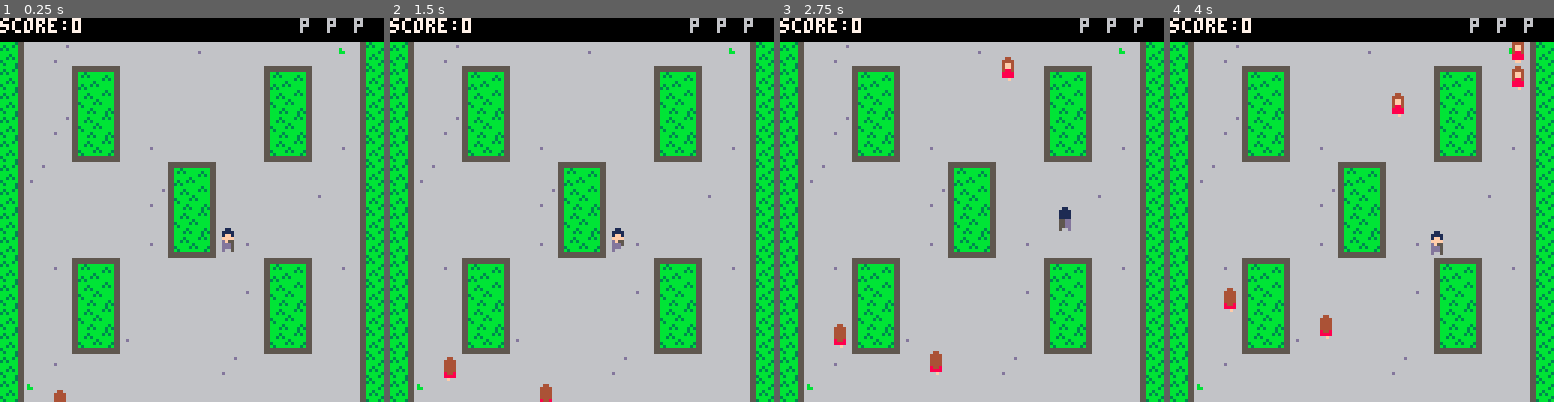
Above: before the commit, frames 1-4 (left to right).
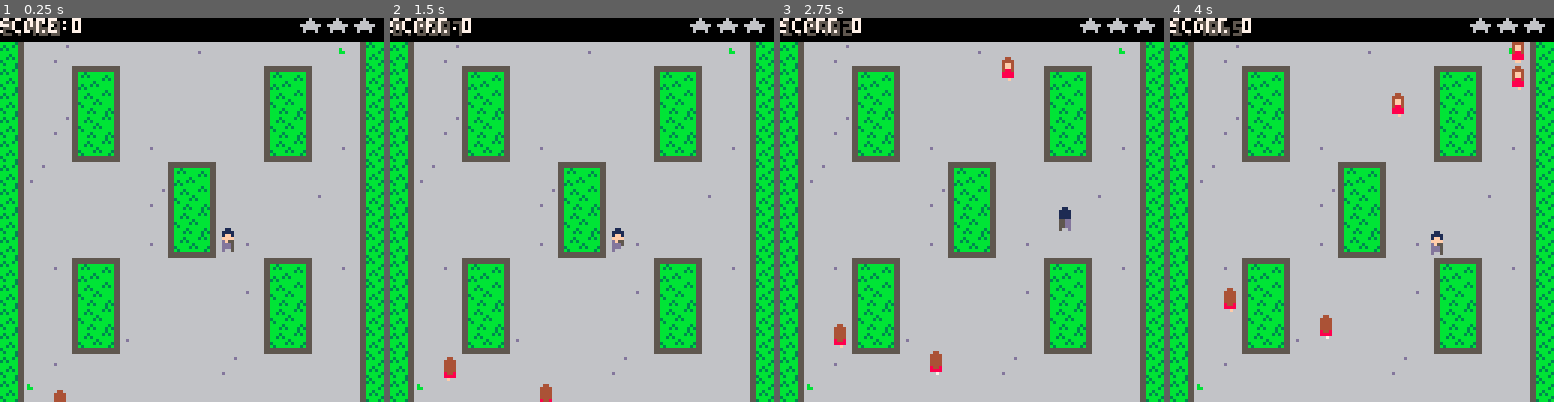
Above: after the commit, the same moments.

Repository: Wagomu056/SKing
Game: PICO-8 cartridge s-king.p8
Same seed, same stepped clock (60 frames per second), same inputs: the game is played once before the commit and once after it.
Inputs:
- Up to frame 1 (0.25 s): no input
- Up to frame 2 (1.5 s): tap X (X key) at 0.33, 1.07 s; tap O (Z key) at 0.7 s
- Up to frame 3 (2.75 s): hold Right 1.6-2.1 s; tap O (Z key) at 1.7, 2.1, 2.5 s; tap X (X key) at 1.85 s; hold Up 2.15-2.42 s; hold Right from 2.47 s (still down)
- Up to frame 4 (4 s): tap O (Z key) at 2.9, 3.3, 3.7 s; tap X (X key) at 2.97 s; release Right at 3.03 s; hold Left 3.08-3.58 s; hold Down 3.63-3.97 s

The runs differ from the first frame. In frame 1, 0.6% of the frame differs, in the area x 0-98%, y 0-5%; in frame 2, 0.7%; in frame 3, 0.7%; in frame 4, 0.7%.

Commit message:
警官実装準備

Diff:
--- a/s-king.p8
+++ b/s-king.p8
@@ -5,6 +5,7 @@
 
 draw_min_y=7
 
+local penalty_char="★"
 col={}
 col.new=function(w,h)
 	local obj={}
@@ -72,6 +73,10 @@
 		self.anim_interval=default_anim_interval
 	end
 
+	obj.set_spr_offset=function(self,spr_offset)
+		self.spr_offset=spr_offset
+	end
+
 	return obj
 end
 
@@ -85,14 +90,21 @@
 	obj.speed_rate=1.0
 	obj.status_timer=0
 	obj.is_sight=false
+	obj.is_police=false
 
 	obj.respawn=function(self,x,y,dir_type)
 		self.x=x;self.y=y
 		self.dir_type=dir_type
 		self.is_real=true
 		self:set_status("normal")
-
 		self:set_sight_offset()
+
+		local rnd_value=rnd(3)
+		debug_print=rnd_value
+		if rnd_value < 1.0 then
+			self.is_police=true
+			self:set_spr_offset(0x30)
+		end
 	end
 
 	obj.set_sight_offset=function(self)
@@ -203,7 +215,7 @@
 			if i<=self.penalty then
 				color=10
 			end
-			print("p",p_mark_x,0,color)
+			print(penalty_char,p_mark_x,0,color)
 			p_mark_x+=8+1
 		end
 	end
@@ -628,14 +640,14 @@
 008888000088880000f888000088880000888f000088880000000000000000000000000000000000000000000000000000000000000000000000000000000000
 00888800008888000088880000888800008888000088880000000000000000000000000000000000000000000000000000000000000000000000000000000000
 000ff000000ff000000f0000000f00000000f0000000f00000000000000000000000000000000000000000000000000000000000000000000000000000000000
-00000000000000000000000000000000000000000000000000000000000000000000000000000000000000000000000000000000000000000000000000000000
-00000000000000000000000000000000000000000000000000000000000000000000000000000000000000000000000000000000000000000000000000000000
-00000000000000000000000000000000000000000000000000000000000000000000000000000000000000000000000000000000000000000000000000000000
-00000000000000000000000000000000000000000000000000000000000000000000000000000000000000000000000000000000000000000000000000000000
-00000000000000000000000000000000000000000000000000000000000000000000000000000000000000000000000000000000000000000000000000000000
-00000000000000000000000000000000000000000000000000000000000000000000000000000000000000000000000000000000000000000000000000000000
-00000000000000000000000000000000000000000000000000000000000000000000000000000000000000000000000000000000000000000000000000000000
-00000000000000000000000000000000000000000000000000000000000000000000000000000000000000000000000000000000000000000000000000000000
+00044000000440000004400000044000000440000004400000000000000000000000000000000000000000000000000000000000000000000000000000000000
+00444400004444000044440000444400004444000044440000000000000000000000000000000000000000000000000000000000000000000000000000000000
+004ff40000444400004ff40000444400004ff4000044440000000000000000000000000000000000000000000000000000000000000000000000000000000000
+004ff40000444400004ff40000444400004ff4000044440000000000000000000000000000000000000000000000000000000000000000000000000000000000
+00488400004444000048840000444400004884000044440000000000000000000000000000000000000000000000000000000000000000000000000000000000
+00888800008448000088880000844800008888000084480000000000000000000000000000000000000000000000000000000000000000000000000000000000
+00888800008888000088880000888800008888000088880000000000000000000000000000000000000000000000000000000000000000000000000000000000
+00077000000770000007000000070000000070000000700000000000000000000000000000000000000000000000000000000000000000000000000000000000
 bbbbb35555b3bbbb5555555555555555000000000000000000000000000000000000000000000000000000000000000000000000000000000000000000000000
 b3bb3b55553b3bbb5555555555555555000000000000000000000000000000000000000000000000000000000000000000000000000000000000000000000000
 3b3bbb5555bbbbb355bb3bbbbbbbbb55000000000000000000000000000000000000000000000000000000000000000000000000000000000000000000000000
